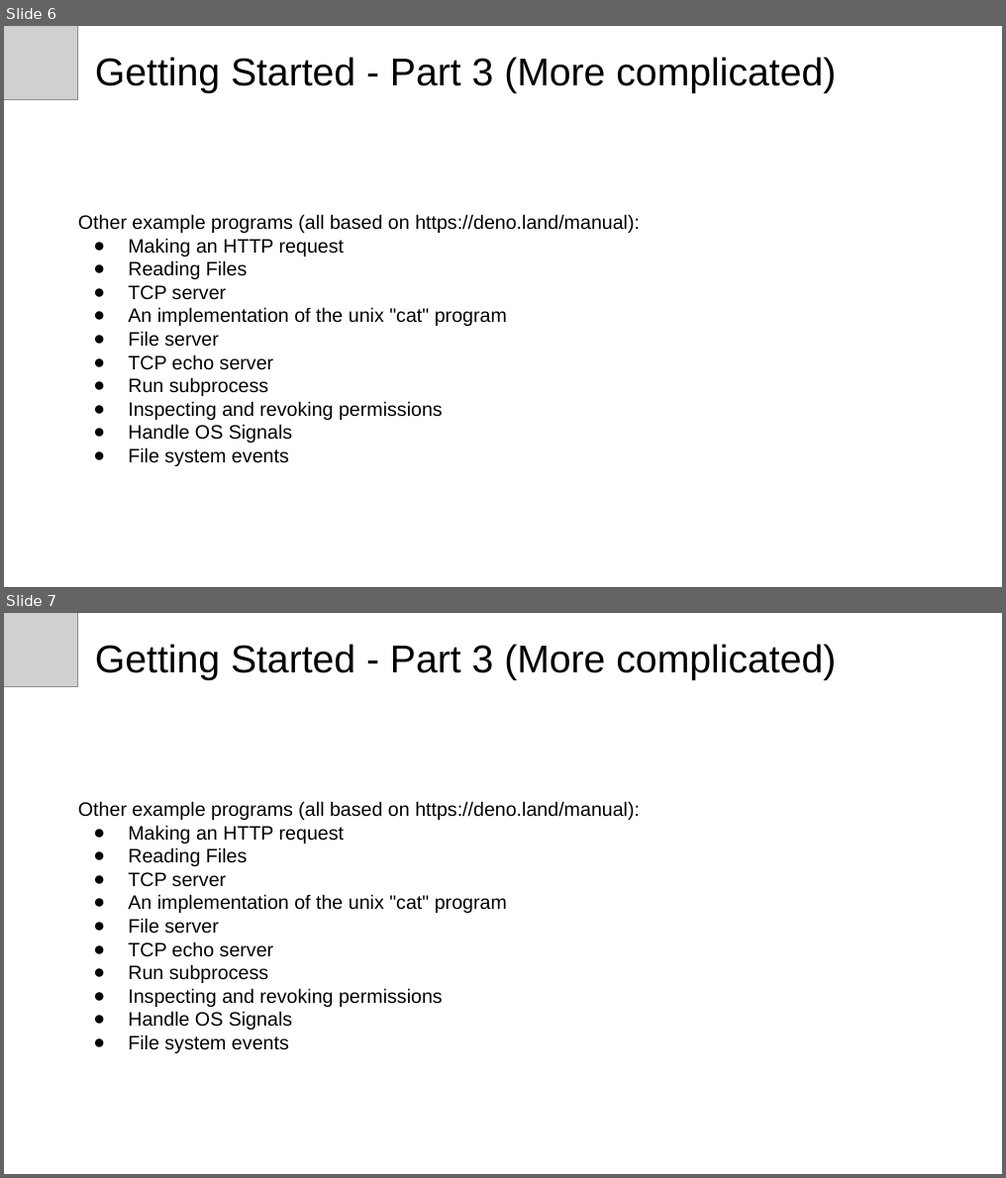
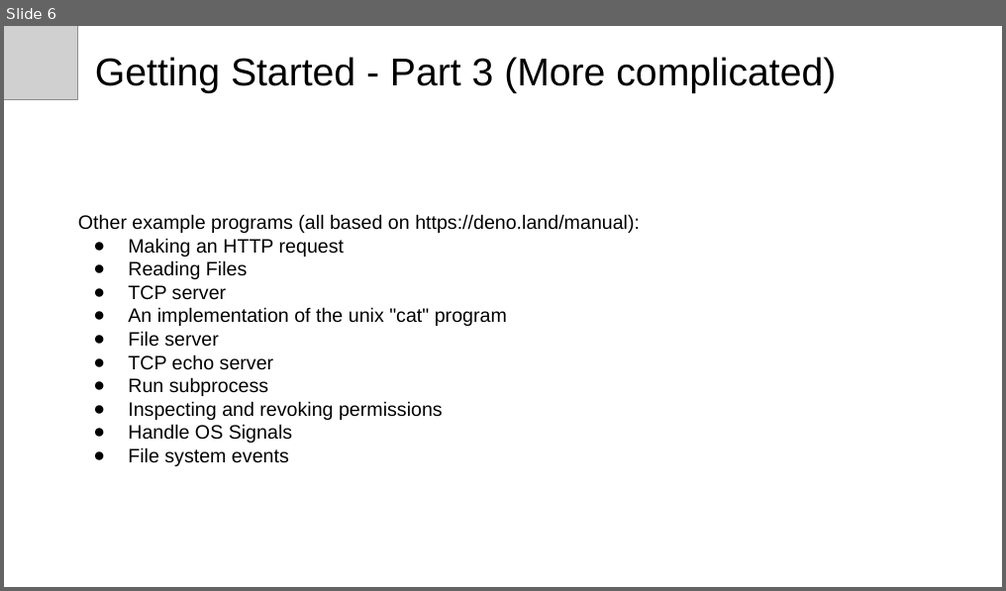
Before and after one commit to michaelachrisco/deno-developer-talk, a slide deck: Introduction to Deno.pptx. Shown one above the other, each under a label of ours: slides 6 and 7 before the commit, slide 6 after it. The pictures are 1006x1178 and 1006x591 pixels, drawn with LibreOffice and Linux fonts; fonts in the diff are those of the drawing; grey boxes stand for pictures. Boxes give left, top, right and bottom in pixels: in the first picture for what was removed or moved away, otherwise in the second. Text is boxed around its words. In the diff, an @@ line names an element or a change of style, - is before the commit and + after.

```diff
--- a/Introduction to Deno.pptx
+++ b/Introduction to Deno.pptx
@@ slide 7 removed at (4,613,1002,1174), background #FFFFFF @@
@@ picture removed at (4,613,78,687) @@
@@ title removed at (95,644,836,680) @@
-Getting Started - Part 3 (More complicated)
@@ text removed at (78,801,640,1054) @@
-Other example programs (all based on https://deno.land/manual):
-● Making an HTTP request
-● Reading Files
-● TCP server
-● An implementation of the unix "cat" program
-● File server
-● TCP echo server
-● Run subprocess
-● Inspecting and revoking permissions
-● Handle OS Signals
-● File system events
```
Also in this commit, not shown: 1 slide changed, 2 slides added, 9 other files.
